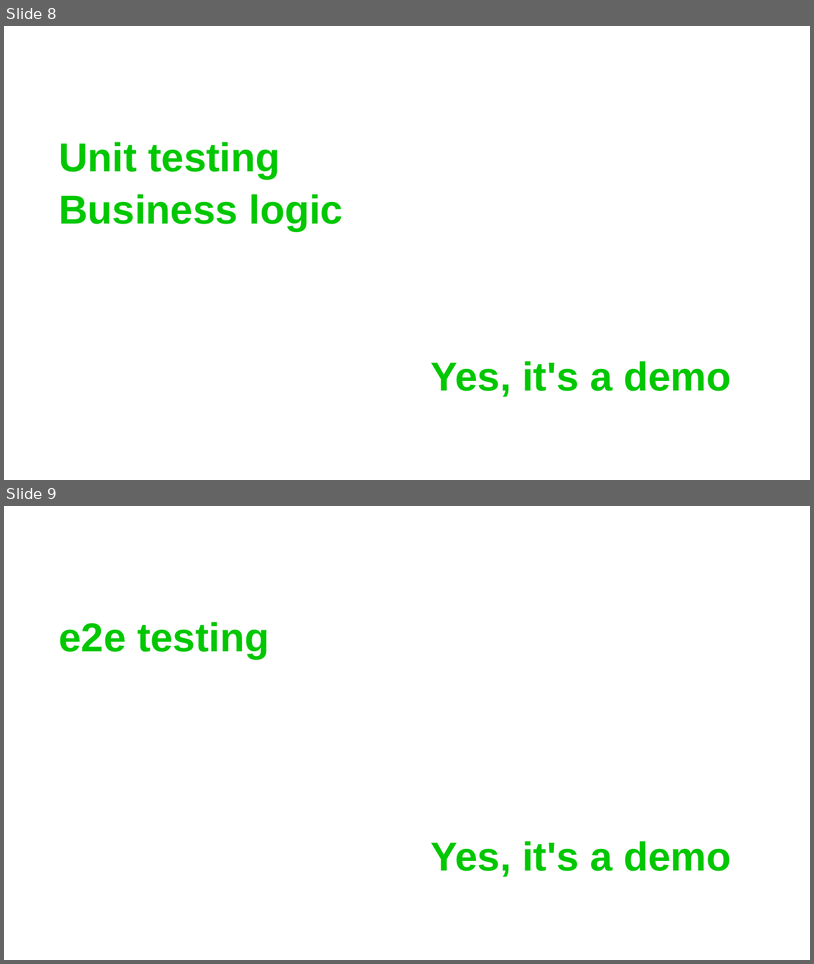
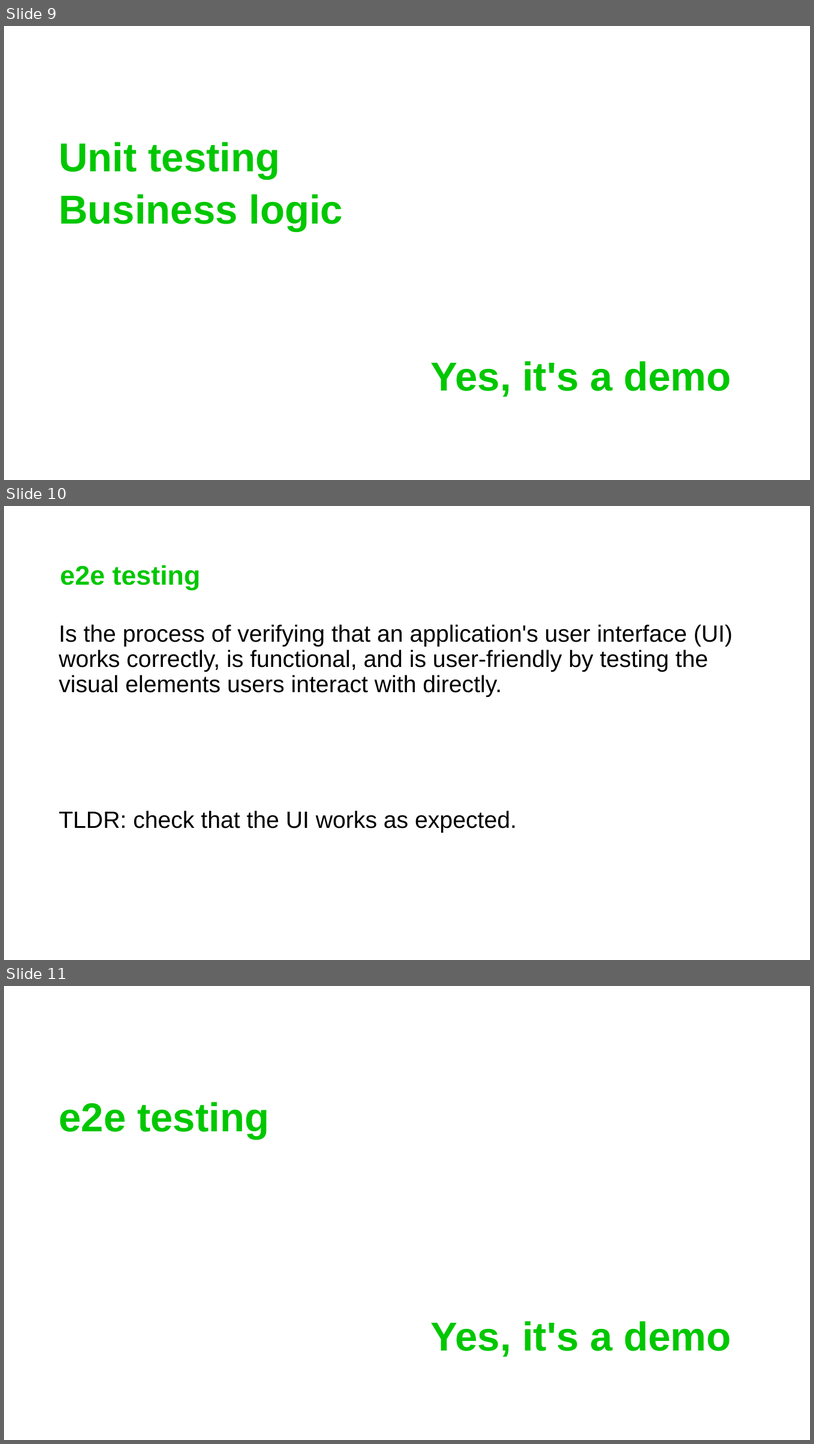
Before and after one commit to GuidoZam/espc-spfx-session-demo, a slide deck: .demo/ESPC25_SPFx_Slides.pptx. Shown one above the other, each under a label of ours: slides 8 and 9 before the commit, slides 9, 10 and 11 after it. The pictures are 814x964 and 814x1444 pixels, drawn with LibreOffice and Linux fonts; fonts in the diff are those of the drawing; background and template pictures are left out. Boxes give left, top, right and bottom in pixels: in the first picture for what was removed or moved away, otherwise in the second. Text is boxed around its words. In the diff, an @@ line names an element or a change of style, - is before the commit and + after.

Commit message:
Updated slides

```diff
--- a/.demo/ESPC25_SPFx_Slides.pptx
+++ b/.demo/ESPC25_SPFx_Slides.pptx
@@ slide 10 added at bbox=[4, 506, 810, 960], background picture (left out) @@
@@ title added at bbox=[60, 565, 201, 590], 32 pt, text #00C700, bold @@
+e2e testing
@@ text added at bbox=[59, 624, 733, 832], 28 pt, text #000000 @@
+Is the process of verifying that an application's user interface (UI) works correctly, is functional, and is user-friendly by testing the visual elements users interact with directly.
+TLDR: check that the UI works as expected.
@@ what was slide 8 is now slide 9 @@
@@ what was slide 9 is now slide 11 @@
```
Also in this commit, not shown: 2 other slides added.
